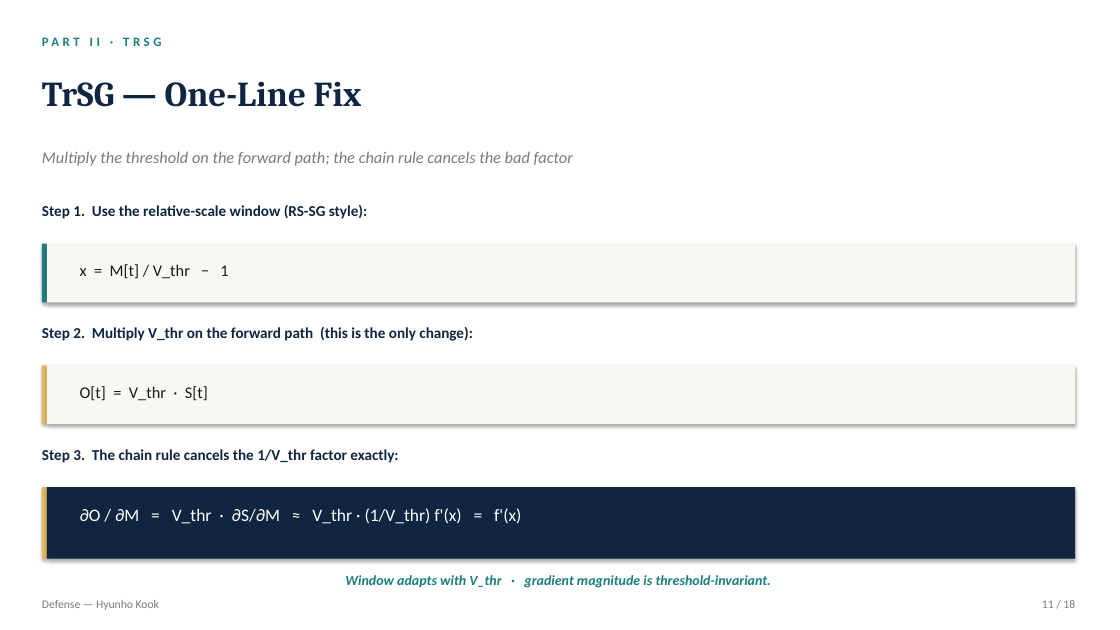
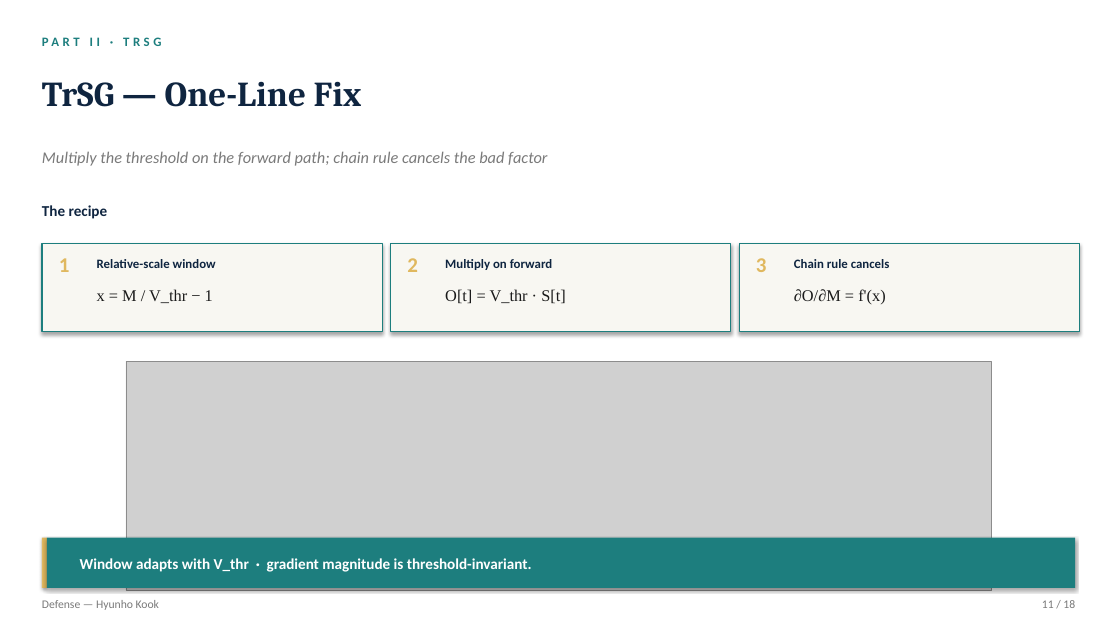
Before and after one commit to kookhh0827/POSTECH_thesis_template_latex, a slide deck: slide 11 of Hyunho_Kook_Master_Defense.pptx. Drawn at 1120x630 pixels with LibreOffice and Linux fonts; fonts in the diff are those of the drawing; grey boxes stand for pictures. Boxes give left, top, right and bottom in pixels: in the first picture for what was removed or moved away, otherwise in the second. Text is boxed around its words. In the diff, an @@ line names an element or a change of style, - is before the commit and + after.

```diff
--- a/Hyunho_Kook_Master_Defense.pptx
+++ b/Hyunho_Kook_Master_Defense.pptx
@@ text at (x1=42, y1=151, x2=547, y2=166): text changed @@
-Multiply the threshold on the forward path; the chain rule cancels the bad factor
+Multiply the threshold on the forward path; chain rule cancels the bad factor
@@ text at (x1=42, y1=205, x2=108, y2=219): text changed @@
-Step 1. Use the relative-scale window (RS-SG style):
+The recipe
@@ rectangle removed at (x1=42, y1=244, x2=47, y2=302) @@
@@ rectangle added at (x1=42, y1=244, x2=382, y2=332), fill #F8F7F2, outline #1D7E7E 1 pt @@
@@ text added at (x1=59, y1=258, x2=70, y2=272), 18 pt, text #E0B85F, bold @@
+1
@@ text added at (x1=97, y1=259, x2=216, y2=268), 11 pt, text #0F2540, bold @@
+Relative-scale window
@@ rectangle resized from (x1=47, y1=244, x2=1075, y2=302) to (x1=391, y1=244, x2=731, y2=332) @@
@@ rectangle at (x1=391, y1=244, x2=731, y2=332): outline none to #1D7E7E 1 pt @@
@@ text added at (x1=407, y1=258, x2=418, y2=272), 18 pt, text #E0B85F, bold @@
+2
@@ text added at (x1=445, y1=259, x2=553, y2=270), 11 pt, text #0F2540, bold @@
+Multiply on forward
@@ rectangle added at (x1=739, y1=244, x2=1080, y2=332), fill #F8F7F2, outline #1D7E7E 1 pt @@
@@ text added at (x1=756, y1=258, x2=767, y2=272), 18 pt, text #E0B85F, bold @@
+3
@@ text added at (x1=794, y1=259, x2=890, y2=268), 11 pt, text #0F2540, bold @@
+Chain rule cancels
@@ text at (x1=97, y1=289, x2=213, y2=303): text changed; font Calibri to Times New Roman @@
-x = M[t] / V_thr − 1
+x = M / V_thr − 1
@@ text "O[t] = V_thr · S[t]" moved from (x1=80, y1=386, x2=208, y2=401) to (x1=445, y1=289, x2=566, y2=304) @@
@@ text "O[t] = V_thr · S[t]" at (x1=445, y1=289, x2=566, y2=304): font Calibri to Times New Roman @@
@@ text added at (x1=794, y1=289, x2=885, y2=304), 14 pt, text #1A1A1A @@
+∂O/∂M = f'(x)
@@ text removed at (x1=42, y1=327, x2=473, y2=341) @@
-Step 2. Multiply V_thr on the forward path (this is the only change):
@@ rectangle removed at (x1=42, y1=365, x2=47, y2=424) @@
@@ rectangle removed at (x1=47, y1=365, x2=1075, y2=424) @@
@@ picture added at (x1=126, y1=361, x2=991, y2=591) @@
@@ text removed at (x1=42, y1=449, x2=398, y2=463) @@
-Step 3. The chain rule cancels the 1/V_thr factor exactly:
@@ text removed at (x1=80, y1=508, x2=521, y2=524) @@
-∂O / ∂M = V_thr · ∂S/∂M ≈ V_thr · (1/V_thr) f'(x) = f'(x)
@@ rectangle resized from (x1=42, y1=487, x2=47, y2=559) to (x1=42, y1=538, x2=47, y2=588) @@
@@ rectangle resized from (x1=47, y1=487, x2=1075, y2=559) to (x1=47, y1=538, x2=1075, y2=588) @@
@@ rectangle at (x1=47, y1=538, x2=1075, y2=588): fill #0F2540 to #1D7E7E @@
@@ text "Window adapts with V_thr · ..." moved from (x1=345, y1=575, x2=771, y2=588) to (x1=80, y1=558, x2=532, y2=572) @@
@@ text "Window adapts with V_thr · ..." at (x1=80, y1=558, x2=532, y2=572): size 12 to 13 pt, text colour #1D7E7E to #FFFFFF, italic off; alignment centre to left @@
```
Also in this commit, not shown: 7 other slides changed, 8 other files.
